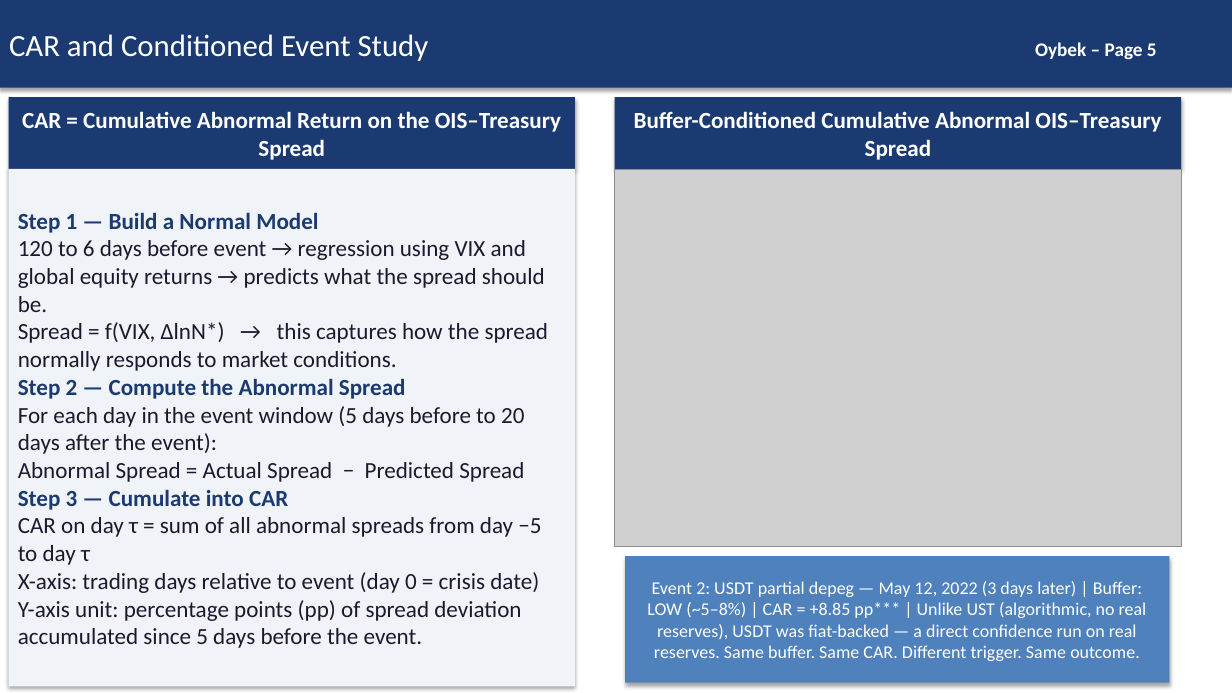
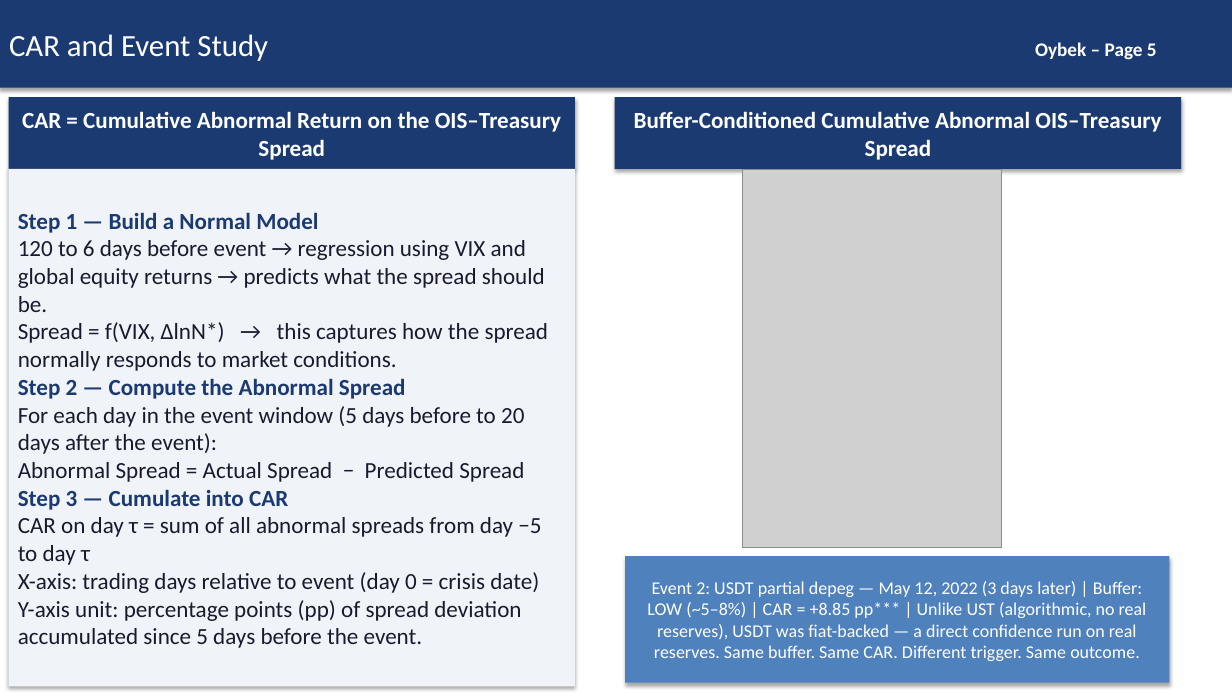
Before and after one commit to kimmireu0921/Stablecoins-and-the-Exorbitant-Privilege, a slide deck: slide 5 of presentations/0526_Stablecoin_Exorbitant_Privilege.pptx. Drawn at 1232x693 pixels with LibreOffice and Linux fonts; fonts in the diff are those of the drawing; grey boxes stand for pictures. Boxes give left, top, right and bottom in pixels: in the first picture for what was removed or moved away, otherwise in the second. Text is boxed around its words. In the diff, an @@ line names an element or a change of style, - is before the commit and + after.

```diff
--- a/presentations/0526_Stablecoin_Exorbitant_Privilege.pptx
+++ b/presentations/0526_Stablecoin_Exorbitant_Privilege.pptx
@@ text in rectangle at bbox=[9, 34, 268, 61]: text changed @@
-CAR and Conditioned Event Study
+CAR and Event Study
@@ picture removed at bbox=[615, 169, 1181, 547] @@
@@ picture added at bbox=[742, 170, 1001, 548] @@
```
Also in this commit, not shown: 1 other slide changed.
